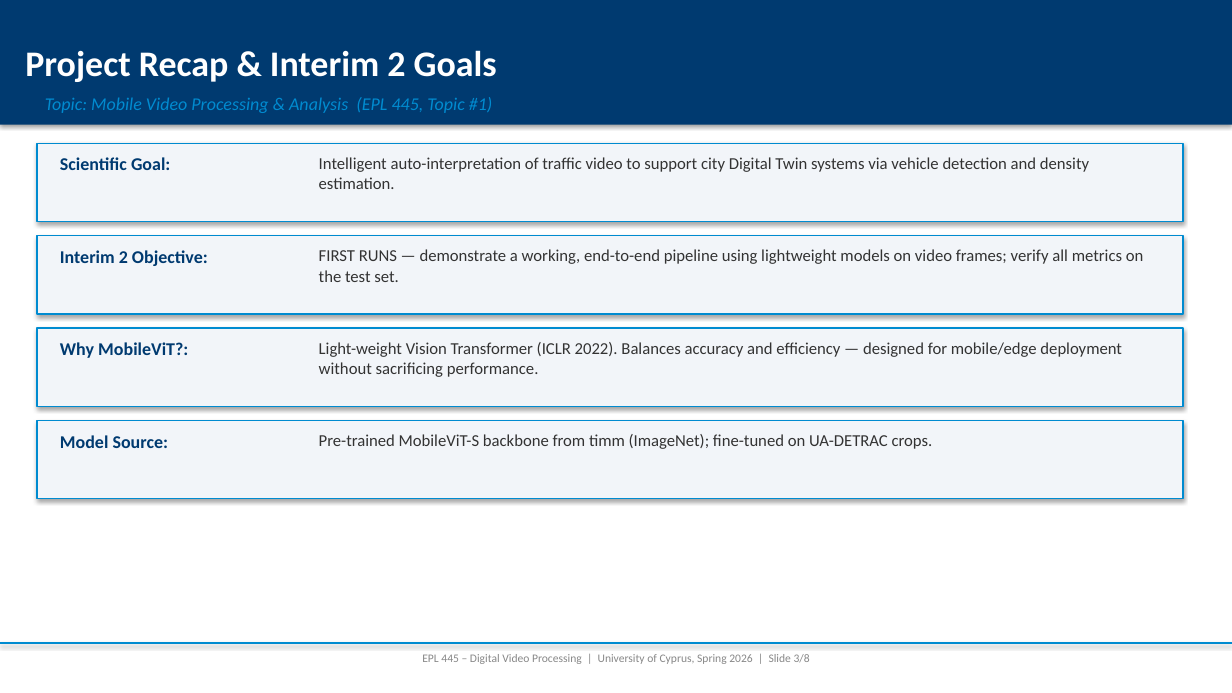
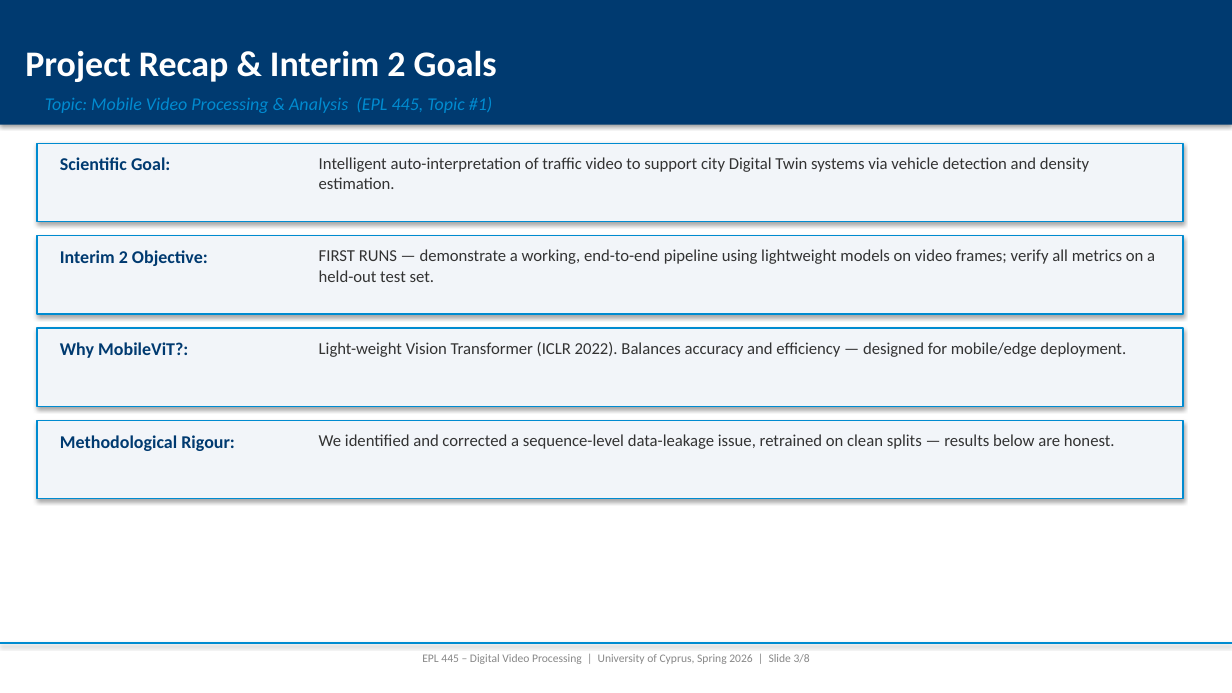
Before and after one commit to AndrewDemsDS/EPL445_MobileViT, a slide deck: slide 3 of EPL445_Interim2_MobileViT_Presentation.pptx. Drawn at 1232x693 pixels with LibreOffice and Linux fonts; fonts in the diff are those of the drawing. Boxes give left, top, right and bottom in pixels: in the first picture for what was removed or moved away, otherwise in the second. Text is boxed around its words. In the diff, an @@ line names an element or a change of style, - is before the commit and + after.

```diff
--- a/EPL445_Interim2_MobileViT_Presentation.pptx
+++ b/EPL445_Interim2_MobileViT_Presentation.pptx
@@ text at (319,249,1155,282): text changed @@
-FIRST RUNS — demonstrate a working, end-to-end pipeline using lightweight models on video frames; verify all metrics on the test set.
+FIRST RUNS — demonstrate a working, end-to-end pipeline using lightweight models on video frames; verify all metrics on a held-out test set.
@@ text at (319,342,1126,357): text changed @@
-Light-weight Vision Transformer (ICLR 2022). Balances accuracy and efficiency — designed for mobile/edge deployment without sacrificing performance.
+Light-weight Vision Transformer (ICLR 2022). Balances accuracy and efficiency — designed for mobile/edge deployment.
@@ text at (60,435,235,451): text changed @@
-Model Source:
+Methodological Rigour:
@@ text at (319,434,1115,449): text changed @@
-Pre-trained MobileViT-S backbone from timm (ImageNet); fine-tuned on UA-DETRAC crops.
+We identified and corrected a sequence-level data-leakage issue, retrained on clean splits — results below are honest.
```
Also in this commit, not shown: 5 other slides changed, 24 other files.
